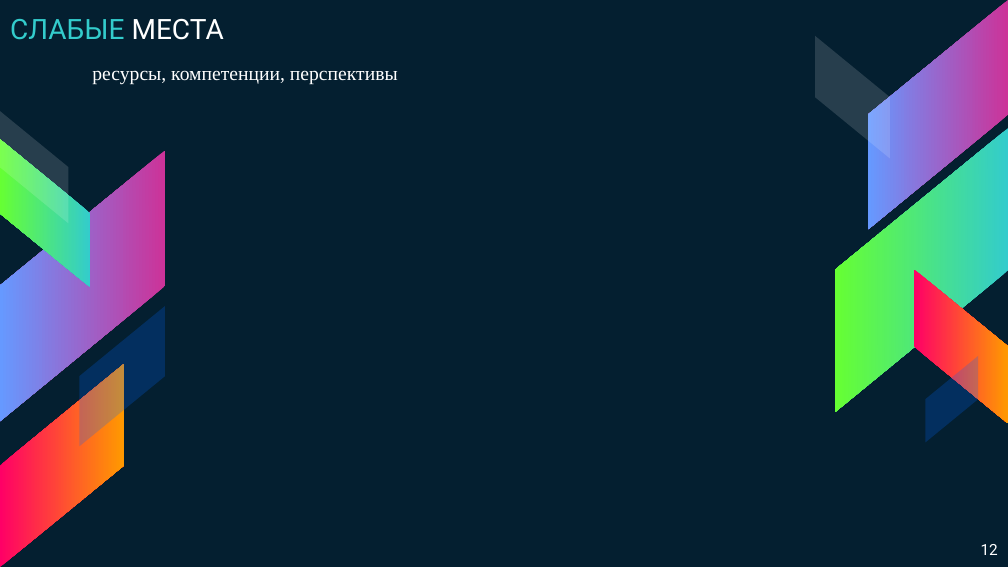
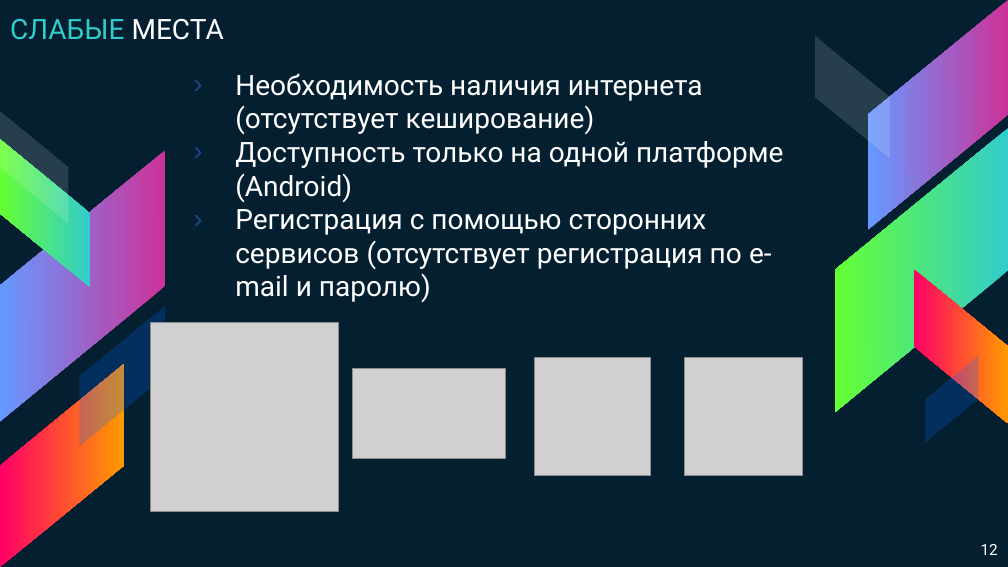
Before and after one commit to adonixis/MFC56, a slide deck: slide 12 of Презентация Выйти из IT.pptx. Drawn at 1008x567 pixels with LibreOffice and Linux fonts; fonts in the diff are those of the drawing; grey boxes stand for pictures. Boxes give left, top, right and bottom in pixels: in the first picture for what was removed or moved away, otherwise in the second. Text is boxed around its words. In the diff, an @@ line names an element or a change of style, - is before the commit and + after.

```diff
--- a/Презентация Выйти из IT.pptx
+++ b/Презентация Выйти из IT.pptx
@@ text removed at <box>92,70,398,85</box> @@
-ресурсы, компетенции, перспективы
@@ text added at <box>235,73,784,302</box>, 20 pt, text #FFFFFF @@
+› Необходимость наличия интернета (отсутствует кеширование)
+› Доступность только на одной платформе (Android)
+› Регистрация с помощью сторонних сервисов (отсутствует регистрация по e-mail и паролю)
@@ picture added at <box>150,323,339,511</box> @@
@@ picture added at <box>534,358,650,476</box> @@
@@ picture added at <box>684,358,802,476</box> @@
@@ picture added at <box>352,369,505,459</box> @@
```
Also in this commit, not shown: 2 other slides changed, 1 slide added, 1 slide removed.
